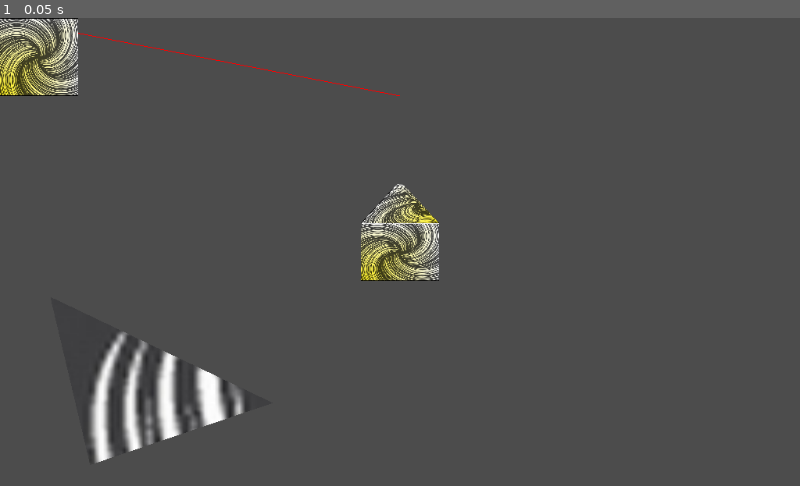
Above: before the commit, frame 1.
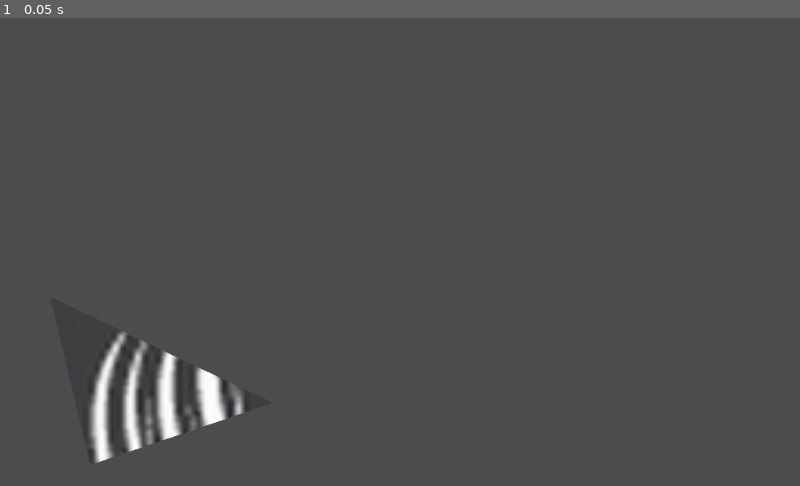
Above: after the commit, the same moment.

Repository: ChBoler/Shear-Render-Engine
Game: Godot game, scene res://Base 2D Node.tscn
The game is run twice, just before and just after one commit, with the same random seed, the same clock (stepped at 60 frames per second) and the same inputs.
Inputs:
- Up to frame 1 (0.05 s): no input

The runs differ from the first frame. In frame 1, 2.8% of the frame differs, in the area x 0-55%, y 0-57%.
Error after the commit: Parse Error: Unexpected token: Identifier:fun (res://Base)

Commit message:
Float slope mathstuff

Diff:
--- a/Base 2D Node.gd
+++ b/Base 2D Node.gd
@@ -43,6 +43,11 @@
 
 	pass
 
+# Main Method
+fun _process(delta):
+	update()
+
+# TODO: deltatime
 func _draw():
 	# Line args:
 	#	draw_line ( Vector2 from, Vector2 to, Color color, float width=1.0, bool antialiased=false
@@ -68,9 +73,6 @@
 	var sideVolume = 20
 	var green = Color(0, 255, 0)
 	#var topWidth = 400
-
-	# already defined dummy
-	#var vanishingPoint = Vector2(screenWidth / 2, )
 
 	var worldPosition = Vector2(0, 0)
 
@@ -103,8 +105,8 @@
 	# (x1, y1) is the origin point (x2, y2) is the vanishing point and (x3, y3) is the middle-ish point
 
 	# Use same slope for top and bot lines to push the 2.5D narrative. Maybe. Play with this!
-	var leftSlope = (vanishY - topLeftY) / (vanishX - topLeftX)
-	var rightSlope = (vanishY - topRightY) / (vanishX - topRightX)
+	var leftSlope = float((vanishY - topLeftY) / (vanishX - topLeftX))
+	var rightSlope = float((vanishY - topRightY) / (vanishX - topRightX))
 
 	# =============== Top Face ===============
 	#var test2 = ((((topLeftY - vanishY) / leftSlope) - topLeftX) * -1, topLeftY - blockDepth)
@@ -130,47 +132,6 @@
 	if(true):
 		var placehoo = "ddasd"
 
-	# =============== Bottom Wall ===============
-	# 	Bottom of wall
-	#draw_line(Vector2(midPoint - (botWidth / 2), 500),
-	#Vector2(midPoint + (botWidth / 2), 500), green, 1)
-
-	# 	Top of wall
-	#draw_line(Vector2(midPoint - (botWidth / 2), 475),
-	#Vector2(midPoint + (botWidth / 2), 475), green, 1)
-
-	#	Inner wall ridge
-	#draw_line(Vector2(midPoint - (botWidth / 2), 465),
-	#Vector2(midPoint + (botWidth / 2), 465), green, 1)
-
-	#	Right of wall
-	#draw_line(Vector2(midPoint + (botWidth / 2), 475),
-	#Vector2(midPoint + (botWidth / 2), 500), green, 1)
-
-	#	Left of wall
-	#draw_line(Vector2(midPoint - (botWidth / 2), 475),
-	#Vector2(midPoint - (botWidth / 2), 500), green, 1)
-
-	# =============== Left Wall ===============
-	#	Outer ridge
-	#draw_line(Vector2(midPoint - (botWidth / 2), 475),
-	#Vector2(midPoint - (botWidth / 2), 475 - sideWidth), green, 1)
-
-	#	Inner ridge
-	#draw_line(Vector2(midPoint - (botWidth / 2) + sideVolume, 475),
-	#Vector2(midPoint - (botWidth / 2) + sideVolume, 475 - sideWidth), green, 1)
-
-	# =============== Right Wall ===============
-	#	Outer ridge
-	#draw_line(Vector2(midPoint + (botWidth / 2), 475),
-	#Vector2(midPoint + (botWidth / 2), 475 - sideWidth), green, 1)
-
-	#	Inner ridge
-	#draw_line(Vector2(midPoint + (botWidth / 2) - sideVolume, 475),
-	#Vector2(midPoint + (botWidth / 2) - sideVolume, 475 - sideWidth), green, 1)
-
-	# =============== Top Wall ===============
-
 #func _process(delta):
 #	# Called every frame. Delta is time since last frame.
 #	# Update game logic here.
